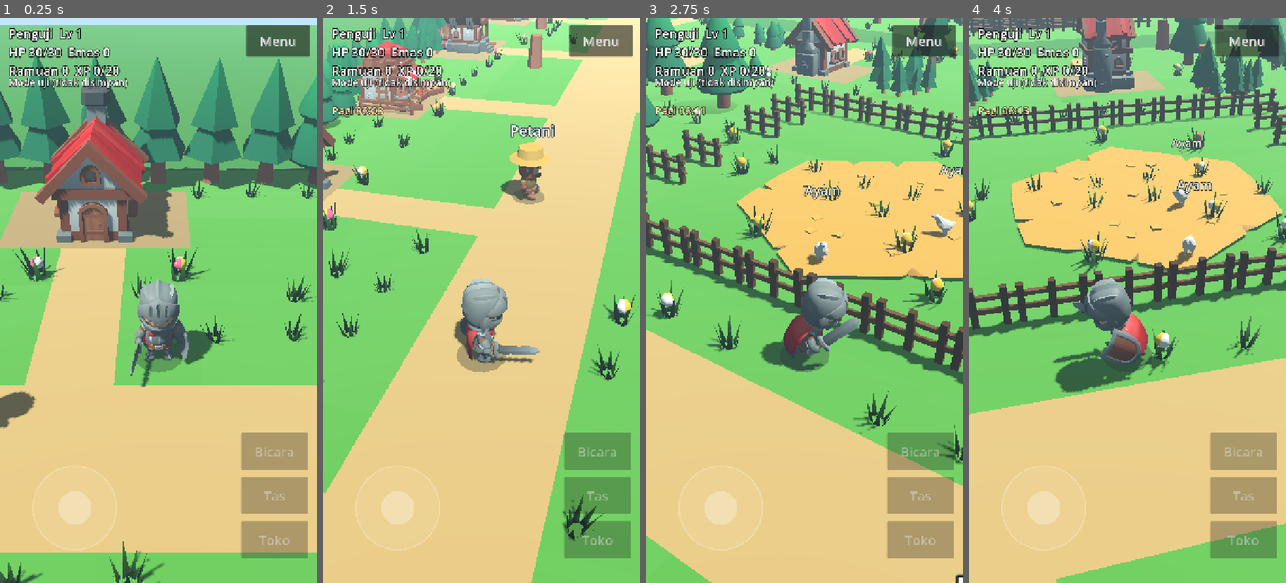
Above: before the commit, frames 1-4 (left to right).
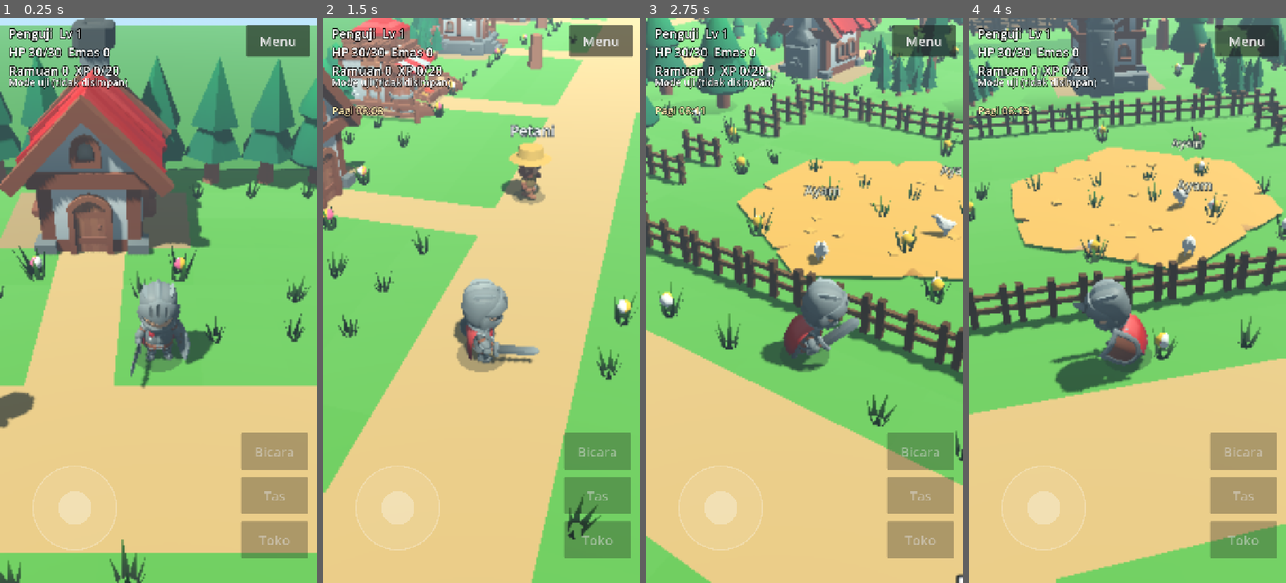
Above: after the commit, the same moments.

Repository: MiftahulKhoiri/Game_server
Game: Godot game, scene res://scenes/battle.tscn
The game is run twice, just before and just after one commit, with the same random seed, the same clock (stepped at 60 frames per second) and the same inputs. This scene is started directly instead of the project's main scene.
Inputs (mouse positions are in pixels of both pictures, inside the frame that each line leads up to):
- Up to frame 1 (0.25 s): no input
- Up to frame 2 (1.5 s): tap Enter at 0.5 s; move the mouse to (551, 272) at 0.52 s; hold Right (ui_right) 0.53-1.25 s; hold Q 0.53-1.25 s; click (551, 272) at 0.67 s; drag from (418, 328) to (465, 413) at 1.27 s
- Up to frame 3 (2.75 s): move the mouse to (836, 176) at 2.02 s; hold Right (ui_right) from 2.03 s (still down); hold Q from 2.03 s (still down)
- Up to frame 4 (4 s): release Right (ui_right) at 2.75 s; release Q at 2.75 s; drag from (1111, 413) to (1032, 215) at 2.77 s; move the mouse to (1222, 385) at 3.52 s; hold Left (ui_left) from 3.53 s (still down); hold Q from 3.53 s (still down)

The runs differ from the first frame. In frame 1, 16% of the frame differs, in the area x 0-100%, y 0-100%; in frame 2, 8.7%; in frame 3, 8.8%; in frame 4, 8.4%.

Commit message:
v0.26.0: rumah lebih besar dan grafis lebih ringan
Rumah 1,45x lebih besar. MultiMesh dipecah per sel 12 satuan agar culling
bekerja, bayangan dimatikan untuk benda kecil, resolusi 3D mengikuti kualitas
(60/75/100%), MSAA pertarungan hanya di kualitas Tinggi.

Co-Authored-By: Claude Sonnet 5.5 <noreply@anthropic.com>
Claude-Session: https://claude.ai/code/session_019PXyXc4mTbvav5noSM2MKC

Diff:
--- a/client/project.godot
+++ b/client/project.godot
@@ -6,7 +6,7 @@
 [application]
 
 config/name="Game Petualang"
-config/version="0.25.0"
+config/version="0.26.0"
 config/description="Klien RPG 2D untuk server Game_server"
 run/main_scene="res://scenes/login.tscn"
 run/quit_on_go_back=false
--- a/client/scripts/battle.gd
+++ b/client/scripts/battle.gd
@@ -570,7 +570,7 @@
 	var vp := SubViewport.new()
 	vp.own_world_3d = true
 	vp.size = Vector2i(664, 360)
-	vp.msaa_3d = Viewport.MSAA_2X
+	vp.msaa_3d = Viewport.MSAA_2X if Session.quality >= 2 else Viewport.MSAA_DISABLED
 	holder.add_child(vp)
 
 	# Arena mengikuti peta tempat pertarungan terjadi: hutan, desa, gunung batu, atau gua.
--- a/client/scripts/world3d.gd
+++ b/client/scripts/world3d.gd
@@ -744,3 +744,5 @@
 	_sun.directional_shadow_max_distance = 16.0 if q == 1 else 26.0
 	RenderingServer.directional_shadow_atlas_set_size(1024 if q == 1 else 2048, true)
 	get_viewport().msaa_3d = Viewport.MSAA_2X if q >= 2 else Viewport.MSAA_DISABLED
+	# Resolusi 3D lebih rendah di HP beresolusi tinggi (UI tetap tajam): jauh lebih ringan bagi GPU.
+	get_viewport().scaling_3d_scale = [0.6, 0.75, 1.0][clampi(q, 0, 2)]
--- a/client/scripts/world_build.gd
+++ b/client/scripts/world_build.gd
@@ -15,6 +15,9 @@
 
 ## Model bangunan KayKit (CC0, atap merah-cokelat) untuk rumah-rumah di desa. Paket ini tidak punya
 ## model kandang, jadi kandang berpagar di Desa Awal diberi alas jerami (building_grain).
+## Pengali ukuran model rumah terhadap petak H/D-nya (atap sedikit melebar ke rumput; tabrakan tetap sama).
+const BANGUNAN_SKALA := 1.45
+
 const BANGUNAN_MODEL := {
 	"rumah_a": "building_home_A_red",
 	"rumah_b": "building_home_B_red",
@@ -227,9 +230,38 @@
 		_tambah(statics, id, _xf(c + o2, Vector3.ONE * (2.0 + 0.8 * _jitter(x, z, 79)), _jitter(x, z, 80) * TAU))
 
 
-static func _multi(root: Node3D, mesh: Mesh, material: Material, xforms: Array[Transform3D], colors: Array[Color] = []) -> void:
+## Sel pengelompokan MultiMesh (satuan dunia). Tiap sel jadi satu MultiMeshInstance3D sendiri
+## supaya benda di luar layar / di luar jangkauan bayangan tidak ikut digambar.
+const SEL_MULTI := 12.0
+const MULTI_KECIL := 48  # jumlah di bawah ini tidak perlu dipecah
+
+
+## `bayangan` false untuk benda kecil/rendah (rumput, kerikil, alas) agar lintasan bayangan ringan.
+static func _multi(root: Node3D, mesh: Mesh, material: Material, xforms: Array[Transform3D], colors: Array[Color] = [], bayangan := true) -> void:
 	if xforms.is_empty():
 		return
+	var pakai_warna := not colors.is_empty()
+	if xforms.size() <= MULTI_KECIL:
+		_multi_satu(root, mesh, material, xforms, colors, bayangan)
+		return
+	var sel: Dictionary = {}  # Vector2i -> indeks benda
+	for i in xforms.size():
+		var o := xforms[i].origin
+		var k := Vector2i(floori(o.x / SEL_MULTI), floori(o.z / SEL_MULTI))
+		if not sel.has(k):
+			sel[k] = []
+		sel[k].append(i)
+	for k: Vector2i in sel:
+		var xs: Array[Transform3D] = []
+		var cs: Array[Color] = []
+		for i: int in sel[k]:
+			xs.append(xforms[i])
+			if pakai_warna:
+				cs.append(colors[i])
+		_multi_satu(root, mesh, material, xs, cs, bayangan)
+
+
+static func _multi_satu(root: Node3D, mesh: Mesh, material: Material, xforms: Array[Transform3D], colors: Array[Color], bayangan: bool) -> void:
 	var mm := MultiMesh.new()
 	mm.transform_format = MultiMesh.TRANSFORM_3D
 	mm.use_colors = not colors.is_empty()
@@ -242,6 +274,8 @@
 	var mi := MultiMeshInstance3D.new()
 	mi.multimesh = mm
 	mi.material_override = material
+	if not bayangan:
+		mi.cast_shadow = GeometryInstance3D.SHADOW_CASTING_SETTING_OFF
 	root.add_child(mi)
 
 
@@ -419,10 +453,10 @@
 	# Alas (satu draw call, warna per petak)
 	var quad := PlaneMesh.new()
 	quad.size = Vector2(1.0, 1.0)
-	_multi(root, quad, mat(Color.WHITE, true), ground_x, ground_c)
+	_multi(root, quad, mat(Color.WHITE, true), ground_x, ground_c, false)
 	var water := PlaneMesh.new()
 	water.size = Vector2(1.0, 1.0)
-	_multi(root, water, mat(Color("2fa3ea"), false, 0.18), water_x)
+	_multi(root, water, mat(Color("2fa3ea"), false, 0.18), water_x, [], false)
 	_multi(root, _cyl(0.12, 0.14, 0.9, 6), mat(Color("5b3b1e")), trunk_x)
 	_multi(root, _sphere(0.5, 9), mat(Color.WHITE, true), leaf_x, leaf_c)
 	_multi(root, _sphere(0.6, 7), mat(Color.WHITE, true, 1.0), rock_x, rock_c)
@@ -430,14 +464,14 @@
 		_multi(root, _dekor_mesh(id), _sway_material(), sway_by[id])
 	for id: String in static_by:
 		_multi(root, _dekor_mesh(id), null, static_by[id])
-	_multi(root, _tuft_mesh(), _grass_material(), tufts)
+	_multi(root, _tuft_mesh(), _grass_material(), tufts, [], false)
 	_multi(root, _box(Vector3(1, 1, 1)), mat(Color("8d8d95")), stone_x)
-	_multi(root, _box(Vector3(0.8, 0.07, 1.0)), mat(Color("9a6b3c")), plank_x)
+	_multi(root, _box(Vector3(0.8, 0.07, 1.0)), mat(Color("9a6b3c")), plank_x, [], false)
 	_multi(root, _box(Vector3(1, 1, 1)), mat(Color("5b3b1e")), post_x)
 	_multi(root, _box(Vector3(1, 1, 1)), mat(Color("7a5530")), rail_x)
-	_multi(root, _box(Vector3(1, 1, 1)), mat(Color("5e4326")), furrow_x)
-	_multi(root, _sphere(0.08, 5), mat(Color("968a7c")), pebble_x)
-	_multi(root, _sphere(0.07, 5), mat(Color.WHITE, true), flower_x, flower_c)
+	_multi(root, _box(Vector3(1, 1, 1)), mat(Color("5e4326")), furrow_x, [], false)
+	_multi(root, _sphere(0.08, 5), mat(Color("968a7c")), pebble_x, [], false)
+	_multi(root, _sphere(0.07, 5), mat(Color.WHITE, true), flower_x, flower_c, false)
 	_add_houses(root, house_tiles, rows, map_id)
 	_add_jerami(root, map_id)
 	if cave:
@@ -557,8 +591,8 @@
 		_multi(root, _dekor_mesh(id), _sway_material(), sway_by[id])
 	for id: String in static_by:
 		_multi(root, _dekor_mesh(id), null, static_by[id])
-	_multi(root, _tuft_mesh(), _grass_material(), tufts)
-	_multi(root, _sphere(0.08, 5), mat(Color("968a7c")), pebbles)
+	_multi(root, _tuft_mesh(), _grass_material(), tufts, [], false)
+	_multi(root, _sphere(0.08, 5), mat(Color("968a7c")), pebbles, [], false)
 	return root
 
 
@@ -633,7 +667,7 @@
 	if mesh == null:
 		return false
 	var box := mesh.get_aabb()
-	var s := minf((w - 0.2) / box.size.x, (d - 0.2) / box.size.z)
+	var s := minf((w - 0.2) / box.size.x, (d - 0.2) / box.size.z) * BANGUNAN_SKALA
 	var inst := MeshInstance3D.new()
 	inst.mesh = mesh
 	inst.scale = Vector3(s, s, s)
Not shown, changed: docs/VERSIONING.md
Not shown, changed: internal/version/version.go
